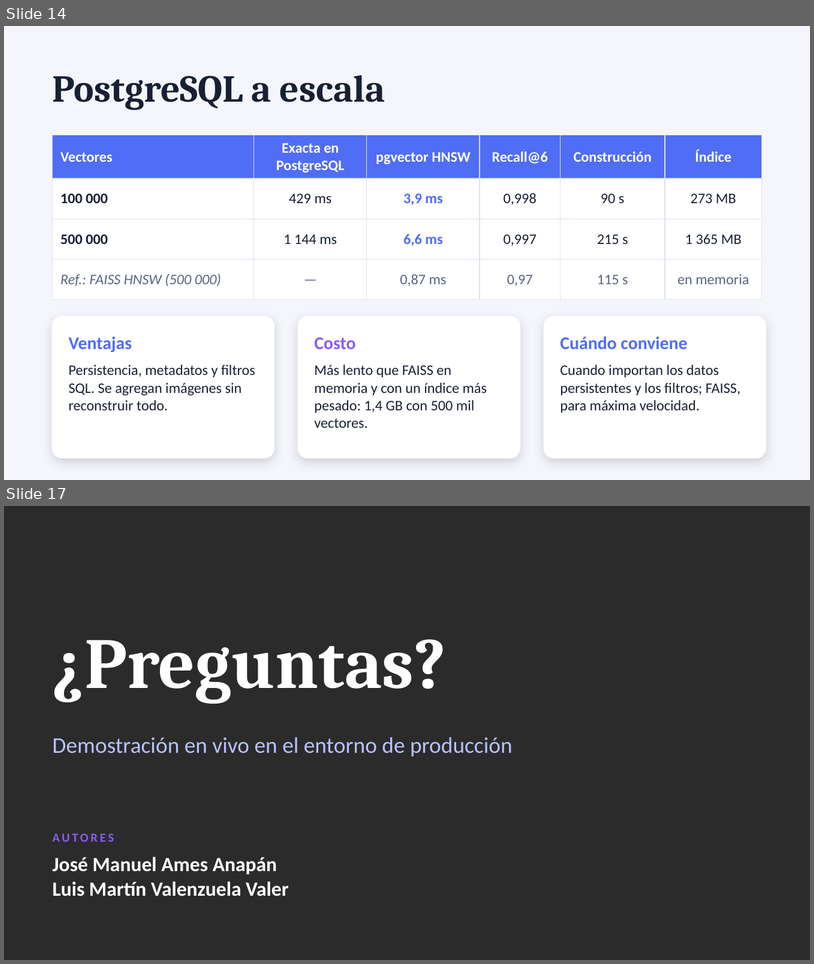
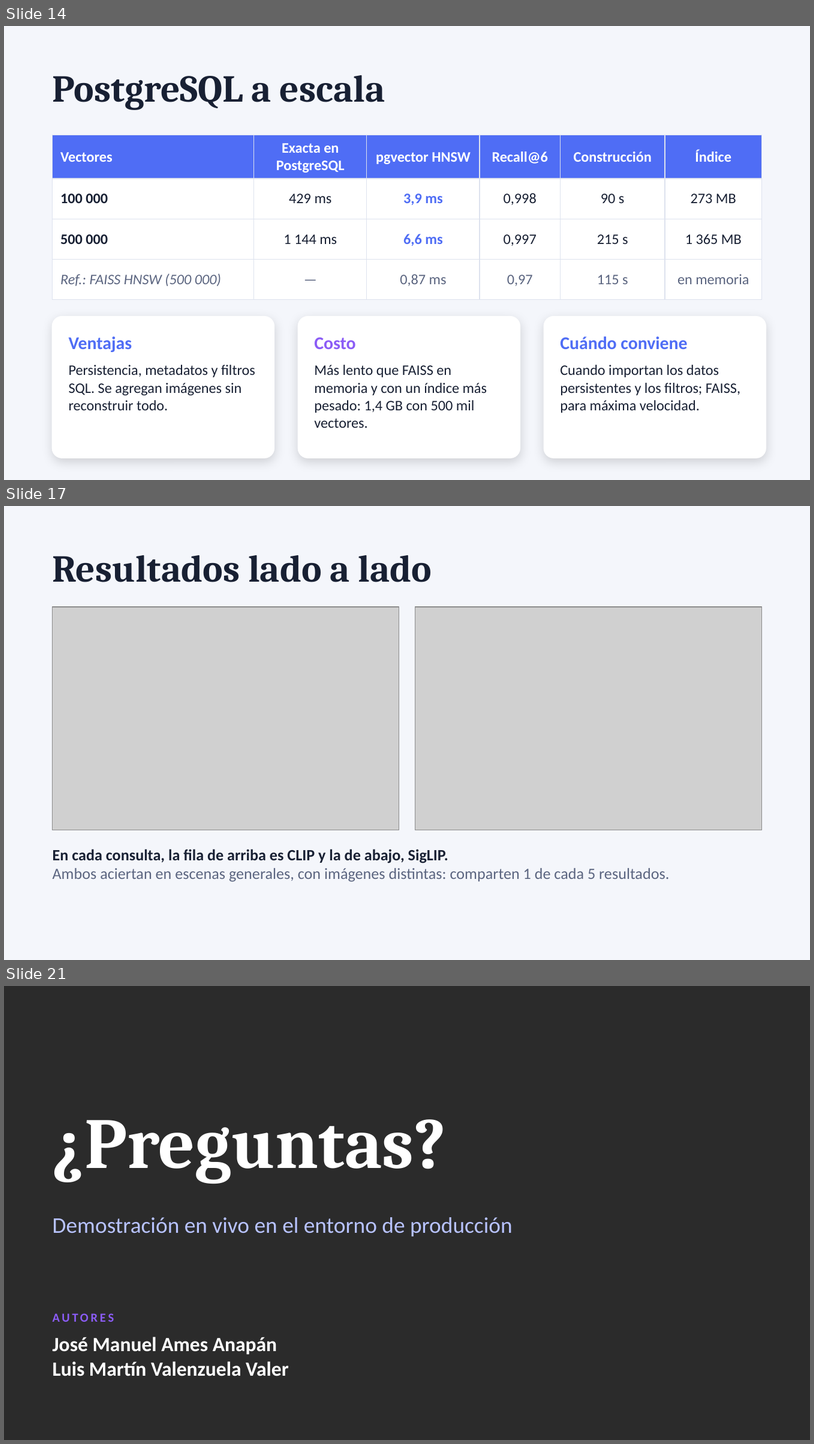
Before and after one commit to josemaames/PRESENTACI-N-FINAL---B-SQUEDA-MULTIMODAL-DE-IM-GENES, a slide deck: presentacion.pptx. Shown one above the other, each under a label of ours: slides 14 and 17 before the commit, slides 14, 17 and 21 after it; the slides between them are not shown. The pictures are 814x964 and 814x1444 pixels, drawn with LibreOffice and Linux fonts; fonts in the diff are those of the drawing; grey boxes stand for pictures; background and template pictures are left out; a plain dark background stands for a picture behind light text. Boxes give left, top, right and bottom in pixels: in the first picture for what was removed or moved away, otherwise in the second. Text is boxed around its words. In the diff, an @@ line names an element or a change of style, - is before the commit and + after.

```diff
--- a/presentacion.pptx
+++ b/presentacion.pptx
@@ slide 17 added at [4, 506, 810, 960], background #F4F6FB @@
@@ text added at [53, 555, 432, 582], 34 pt, text #182033, bold @@
+Resultados lado a lado
@@ picture added at [53, 607, 399, 829] @@
@@ picture added at [415, 607, 762, 829] @@
@@ text added at [53, 849, 669, 882], 14 pt, text #5B6580 @@
+En cada consulta, la fila de arriba es CLIP y la de abajo, SigLIP.
+Ambos aciertan en escenas generales, con imágenes distintas: comparten 1 de cada 5 resultados.
@@ what was slide 17 is now slide 21 @@
```
Also in this commit, not shown: 3 slides changed, 3 other slides added, 9 other files.
